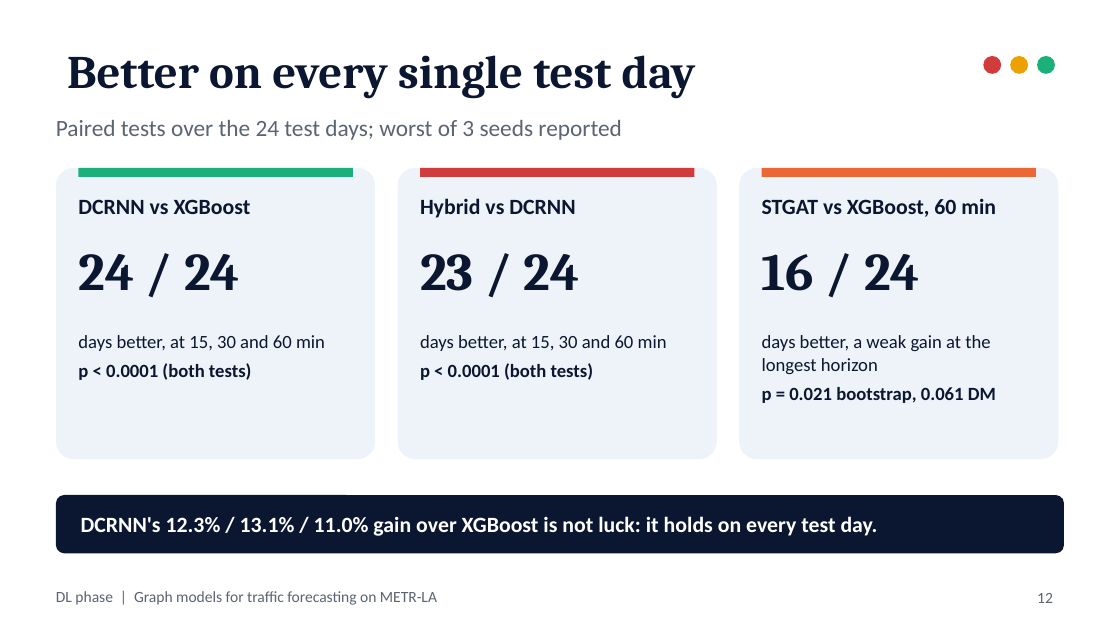
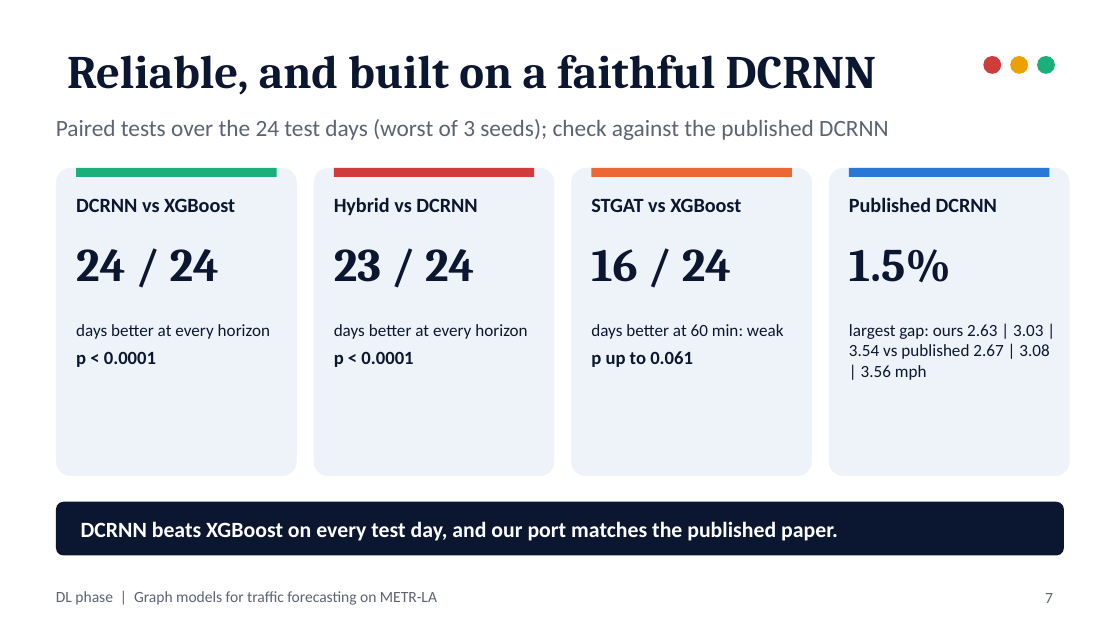
Before and after one commit to ManasSaxena14/MetroFlow_MachineAndDeepLearning, a slide deck: slide 7 of docs/presentation/DL_Graph_Models.pptx (slide 12 before the commit). Drawn at 1120x630 pixels with LibreOffice and Linux fonts; fonts in the diff are those of the drawing. Boxes give left, top, right and bottom in pixels: in the first picture for what was removed or moved away, otherwise in the second. Text is boxed around its words. In the diff, an @@ line names an element or a change of style, - is before the commit and + after.

Commit message:
Slides: condense the DL deck to 18 slides with full coverage
Merge the gap and propagation slides, present STGAT, DCRNN and the hybrid
on one slide, fold peak vs off-peak into the results table and the DCRNN
reproduction into the significance slide, and add the sensor-level error
result to the congestion-map slide. Update the README accordingly.

```diff
--- a/docs/presentation/DL_Graph_Models.pptx
+++ b/docs/presentation/DL_Graph_Models.pptx
@@ title at box(67, 55, 877, 95): text changed @@
-Better on every single test day
+Reliable, and built on a faithful DCRNN
@@ text at box(56, 119, 889, 140): text changed @@
-Paired tests over the 24 test days; worst of 3 seeds reported
+Paired tests over the 24 test days (worst of 3 seeds); check against the published DCRNN
@@ rounded rectangle: place and size @@
-rounded rectangle at box(56, 168, 375, 459)
+rounded rectangle at box(56, 168, 297, 476)
@@ rectangle: place and size @@
-rectangle at box(78, 168, 353, 177)
+rectangle at box(76, 168, 277, 177)
@@ rounded rectangle: place and size @@
-rounded rectangle at box(398, 168, 717, 459)
+rounded rectangle at box(314, 168, 554, 476)
@@ rectangle: place and size @@
-rectangle at box(420, 168, 694, 177)
+rectangle at box(334, 168, 534, 177)
@@ rounded rectangle: place and size @@
-rounded rectangle at box(739, 168, 1058, 459)
+rounded rectangle at box(571, 168, 812, 476)
@@ rectangle: place and size @@
-rectangle at box(762, 168, 1036, 177)
+rectangle at box(591, 168, 792, 177)
@@ rounded rectangle added at box(829, 168, 1070, 476), fill #EEF3F9 @@
@@ rectangle added at box(849, 168, 1049, 177), fill #2A78D6 @@
@@ text "DCRNN vs XGBoost" at box(76, 198, 235, 212): size 14 to 13 pt @@
@@ text "Hybrid vs DCRNN" at box(334, 197, 477, 215): size 14 to 13 pt @@
@@ text "Hybrid vs DCRNN": place and size @@
-text "Hybrid vs DCRNN" at box(420, 198, 575, 218)
+text "Hybrid vs DCRNN" at box(334, 197, 477, 215)
@@ text at box(591, 198, 741, 212): text changed; size 14 to 13 pt @@
-STGAT vs XGBoost, 60 min
+STGAT vs XGBoost
@@ text added at box(849, 197, 997, 212), 13 pt, text #0B1730, bold @@
+Published DCRNN
@@ text "23 / 24": place and size @@
-text "23 / 24" at box(420, 254, 579, 291)
+text "23 / 24" at box(334, 249, 474, 282)
@@ size 34 to 30 pt in 3 elements at box(76, 249, 219, 281), box(334, 249, 474, 282), box(591, 249, 731, 282) @@
@@ text "16 / 24": place and size @@
-text "16 / 24" at box(762, 254, 920, 291)
+text "16 / 24" at box(591, 249, 731, 282)
@@ text added at box(849, 249, 951, 282), 30 pt, text #0B1730, bold @@
+1.5%
@@ text at box(76, 324, 270, 367): text changed; size 12 to 11 pt @@
-days better, at 15, 30 and 60 min
-p < 0.0001 (both tests)
+days better at every horizon
+p < 0.0001
@@ text at box(334, 324, 527, 367): text changed; size 12 to 11 pt @@
-days better, at 15, 30 and 60 min
-p < 0.0001 (both tests)
+days better at every horizon
+p < 0.0001
@@ text at box(591, 324, 784, 367): text changed; size 12 to 11 pt @@
-days better, a weak gain at the longest horizon
-p = 0.021 bootstrap, 0.061 DM
+days better at 60 min: weak
+p up to 0.061
@@ text added at box(849, 324, 1049, 380), 11 pt, text #0B1730 @@
+largest gap: ours 2.63 | 3.03 | 3.54 vs published 2.67 | 3.08 | 3.56 mph
@@ rounded rectangle: place and size @@
-rounded rectangle at box(56, 495, 1064, 553)
+rounded rectangle at box(56, 502, 1064, 556)
@@ text at box(81, 521, 838, 541): text changed @@
-DCRNN's 12.3% / 13.1% / 11.0% gain over XGBoost is not luck: it holds on every test day.
+DCRNN beats XGBoost on every test day, and our port matches the published paper.
@@ page number at box(1045, 593, 1053, 603): text changed @@
-12
+7
```
Also in this commit, not shown: 4 other slides changed, 7 slides removed, 2 other files.
